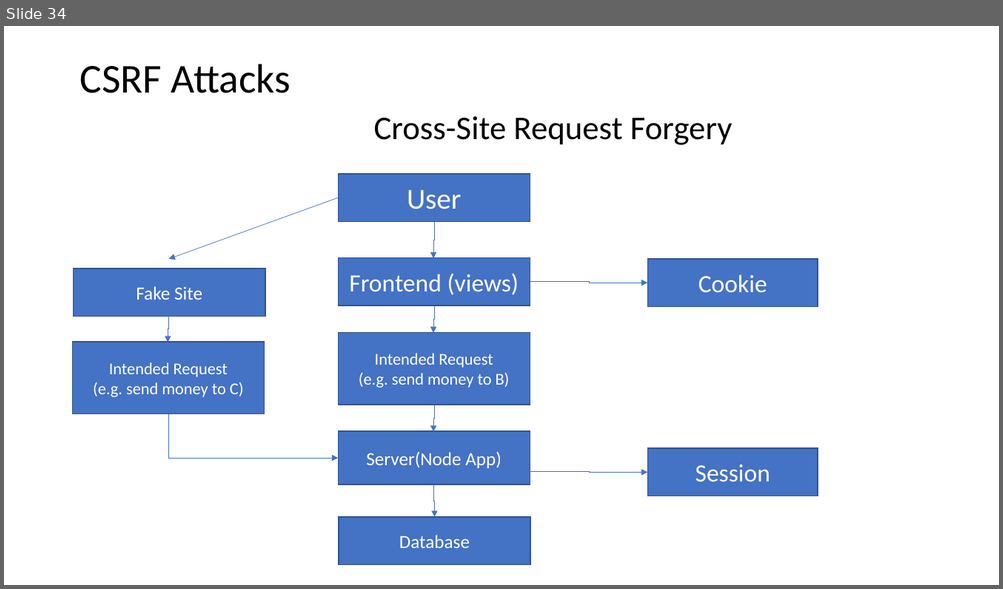
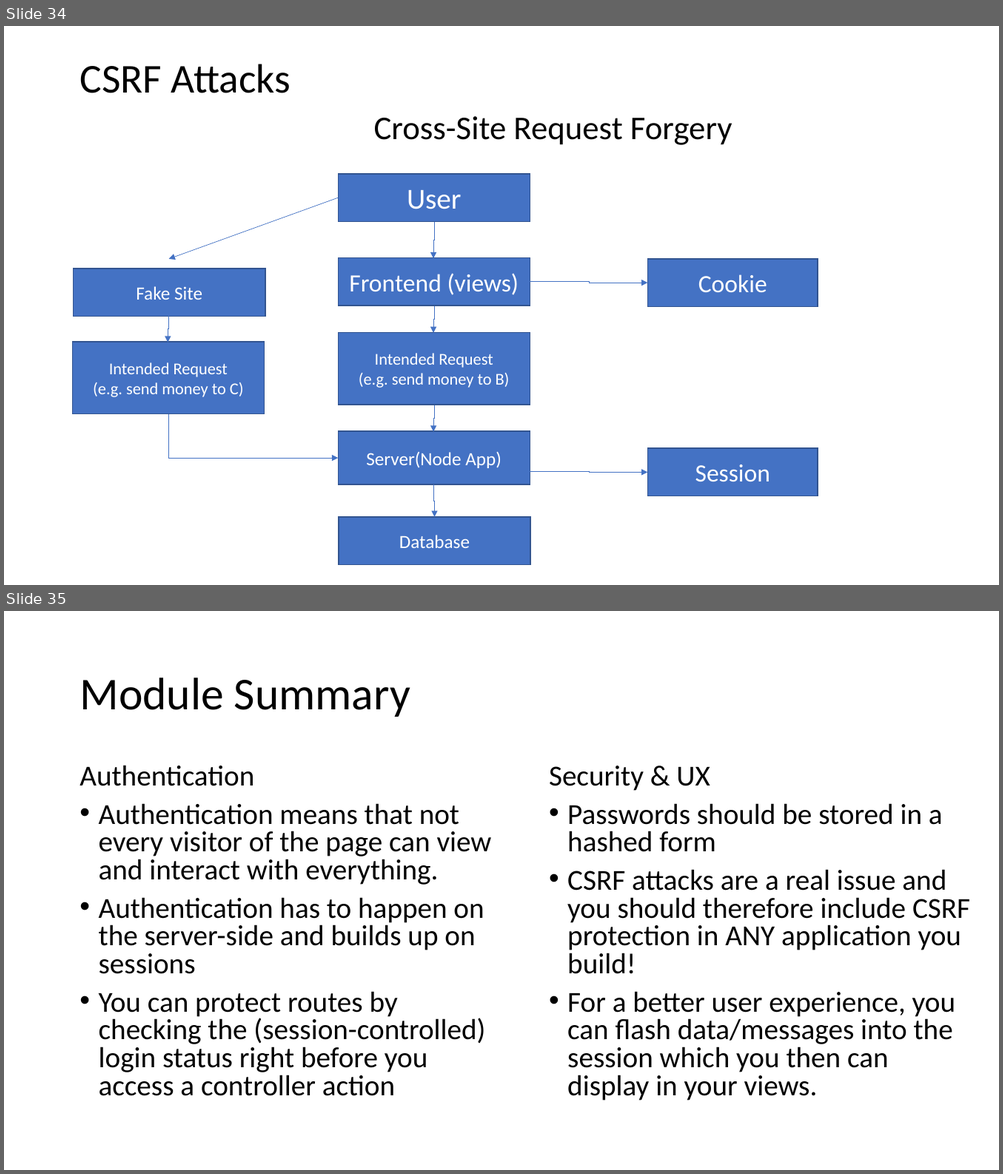
Before and after one commit to PiyushChaturvedii/Batch04, a slide deck: Database.pptx. Shown one above the other, each under a label of ours: slide 34 before the commit, slides 34 and 35 after it. The pictures are 1003x589 and 1003x1174 pixels, drawn with LibreOffice and Linux fonts; fonts in the diff are those of the drawing. Boxes give left, top, right and bottom in pixels: in the first picture for what was removed or moved away, otherwise in the second. Text is boxed around its words. In the diff, an @@ line names an element or a change of style, - is before the commit and + after.

```diff
--- a/Database.pptx
+++ b/Database.pptx
@@ slide 35 added at box(4, 611, 999, 1170), background #FFFFFF @@
@@ title added at box(79, 678, 410, 717), 44 pt, text #000000 @@
+Module Summary
@@ text added at box(79, 765, 492, 1096), 28 pt, text #000000 @@
+Authentication
+• Authentication means that not every visitor of the page can view and interact with everything.
+• Authentication has to happen on the server-side and builds up on sessions
+• You can protect routes by checking the (session-controlled) login status right before you access a controller action
@@ text added at box(549, 766, 970, 1101), 28 pt, text #000000 @@
+Security & UX
+• Passwords should be stored in a hashed form
+• CSRF attacks are a real issue and you should therefore include CSRF protection in ANY application you build!
+• For a better user experience, you can flash data/messages into the session which you then can display in your views.
```
Also in this commit, not shown: 1 slide changed, 1 other slide added, 1 slide removed, 36 other files.
